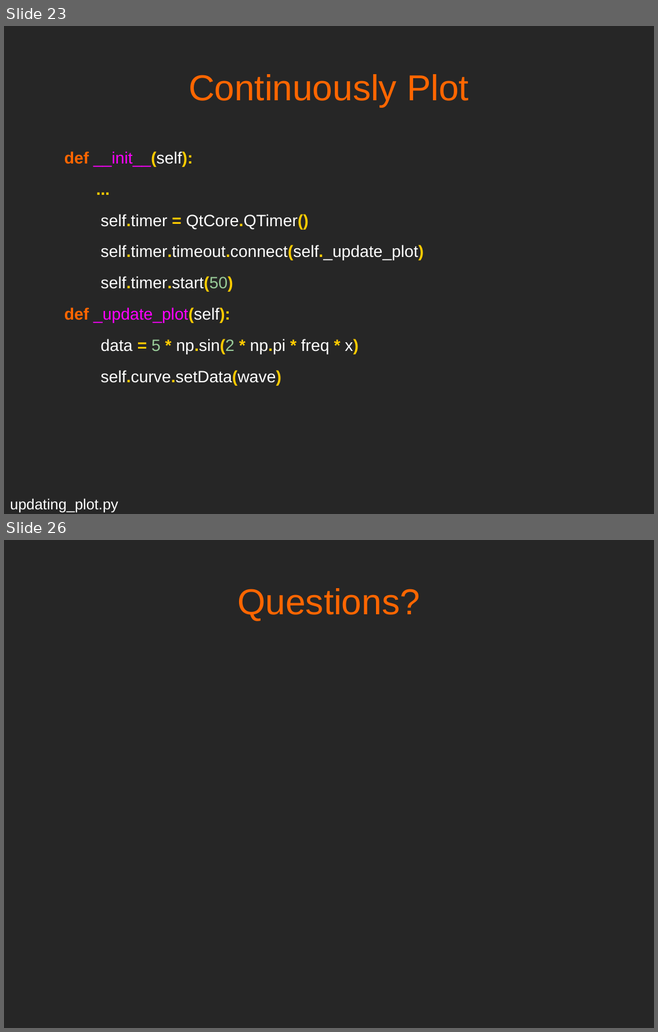
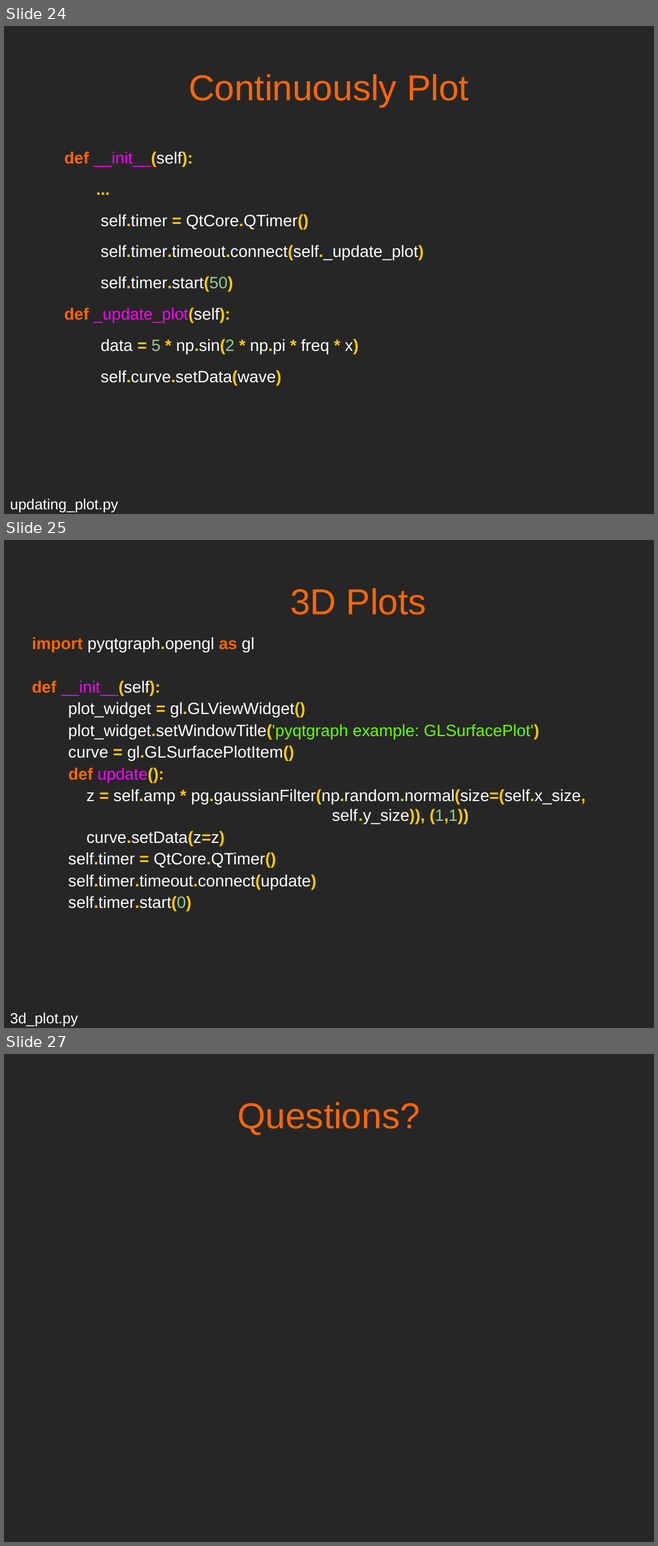
Before and after one commit to mfarhan12/qt-presentation, a slide deck: OPAG QT Presentation.odp. Shown one above the other, each under a label of ours: slides 23 and 26 before the commit, slides 24, 25 and 27 after it; the slides between them are not shown. The pictures are 658x1032 and 658x1546 pixels, drawn with LibreOffice and Linux fonts; fonts in the diff are those of the drawing. Boxes give left, top, right and bottom in pixels: in the first picture for what was removed or moved away, otherwise in the second. Text is boxed around its words. In the diff, an @@ line names an element or a change of style, - is before the commit and + after.

Commit message:
finished 3d plot slide, add qeditor vs text slide

```diff
--- a/OPAG QT Presentation.odp
+++ b/OPAG QT Presentation.odp
@@ slide 25 added at box(4, 540, 654, 1028), background #262626 @@
@@ title added at box(290, 588, 426, 615), 44 pt, text #FF6600 @@
+3D Plots
@@ text added at box(32, 637, 585, 911), 20 pt, text #FFFFFF @@
+import pyqtgraph.opengl as gl
+def __init__(self):
+plot_widget = gl.GLViewWidget()
+plot_widget.setWindowTitle('pyqtgraph example: GLSurfacePlot')
+curve = gl.GLSurfacePlotItem()
+def update():
+z = self.amp * pg.gaussianFilter(np.random.normal(size=(self.x_size, self.y_size)), (1,1))
+curve.setData(z=z)
+self.timer = QtCore.QTimer()
+self.timer.timeout.connect(update)
+self.timer.start(0)
@@ text added at box(10, 1012, 78, 1026), 18 pt, text #FFFFFF @@
+3d_plot.py
@@ what was slide 23 is now slide 24 @@
@@ what was slide 26 is now slide 27 @@
```
Also in this commit, not shown: 1 slide changed, 1 other slide added, 1 slide removed, 1 other file.
